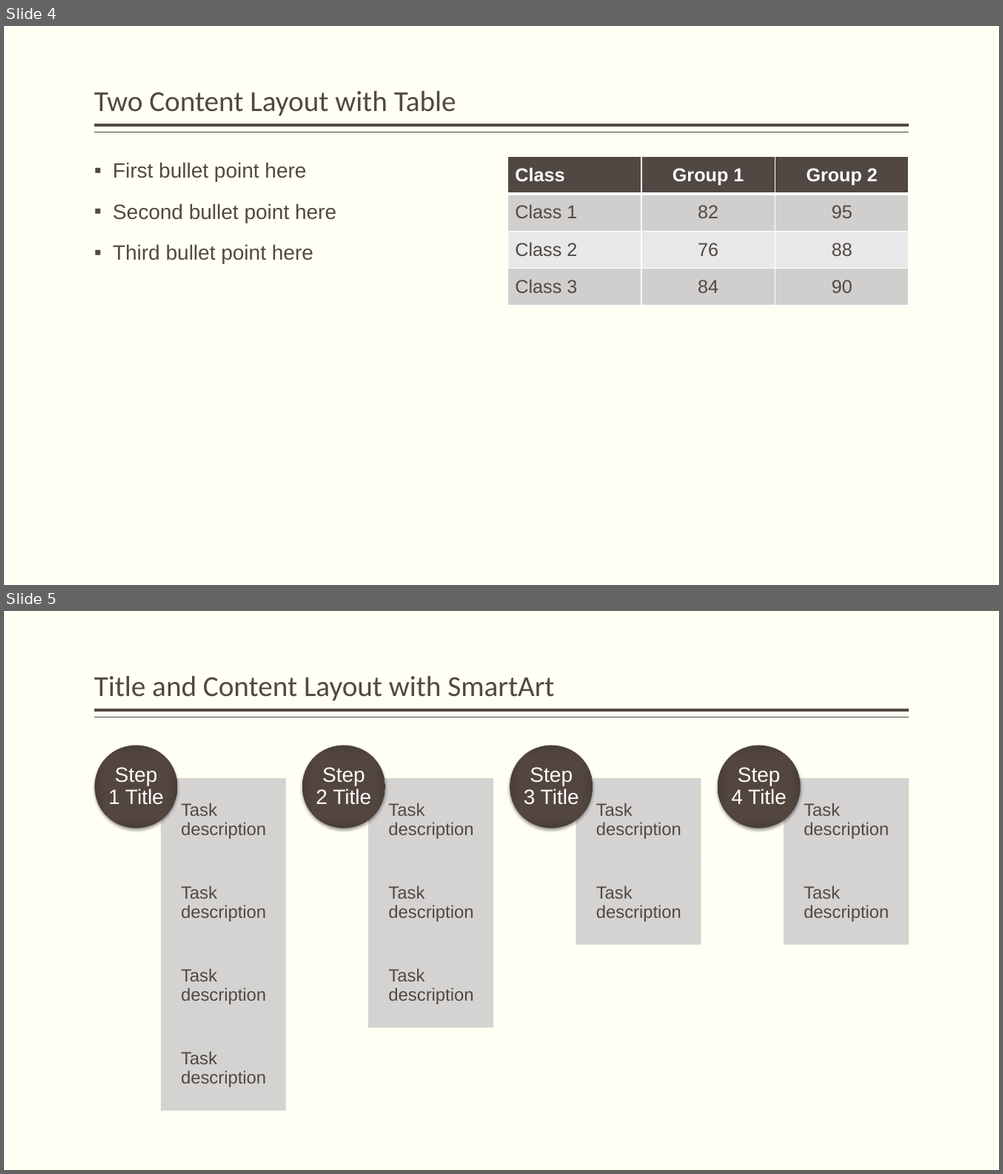
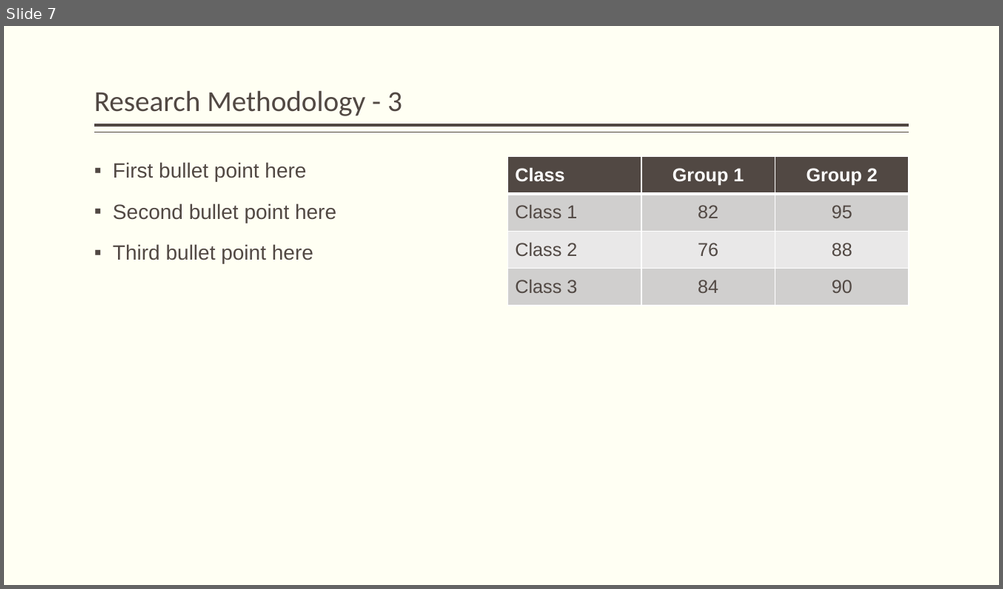
Before and after one commit to JackDaedalus/Sci-Research, a slide deck: PPT/My Topic CC Fraud cf v1-0 120222.pptx. Shown one above the other, each under a label of ours: slides 4 and 5 before the commit, slide 7 after it. The pictures are 1003x1174 and 1003x589 pixels, drawn with LibreOffice and Linux fonts; fonts in the diff are those of the drawing. Boxes give left, top, right and bottom in pixels: in the first picture for what was removed or moved away, otherwise in the second. Text is boxed around its words. In the diff, an @@ line names an element or a change of style, - is before the commit and + after.

```diff
--- a/PPT/My Topic CC Fraud cf v1-0 120222.pptx
+++ b/PPT/My Topic CC Fraud cf v1-0 120222.pptx
@@ slide 5 removed at (4, 611, 999, 1170), background #FFFFF3; not listed: 2 template elements that a slide beside it also shows @@
@@ title removed at (94, 675, 554, 701) @@
-Title and Content Layout with SmartArt
@@ group removed at (94, 745, 908, 1111): 15 texts, 11 rectangles, 4 ellipses @@
-Task description
-Task description
-Task description
-Task description
-Step 1 Title
-Task description
-Task description
-Task description
-Step 2 Title
-Task description
-Task description
-Step 3 Title
-Task description
-Task description
-Step 4 Title
@@ what was slide 4 is now slide 7 @@
@@ slide 7 changed as well @@
@@ title at (94, 90, 402, 116): text changed @@
-Two Content Layout with Table
+Research Methodology - 3
```
Also in this commit, not shown: 3 other slides changed, 5 slides added, 7 other slides removed, 1 other file.
